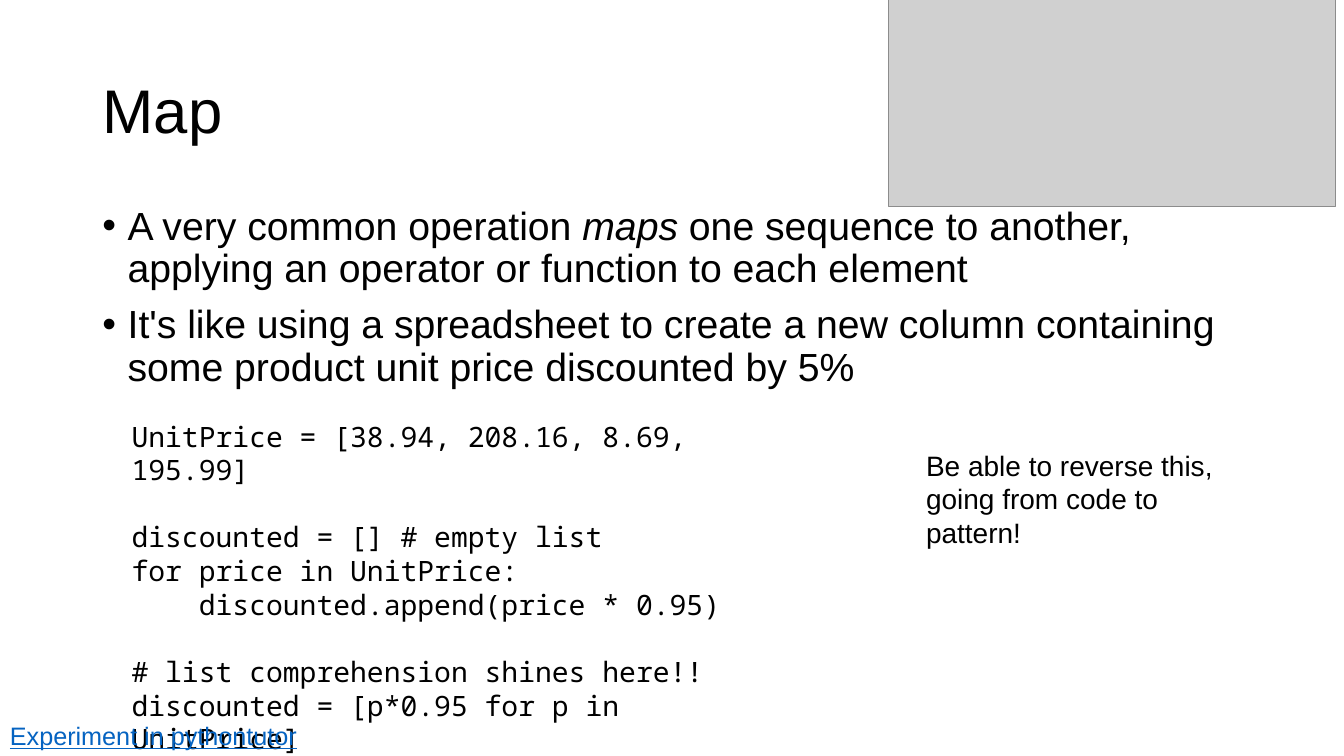
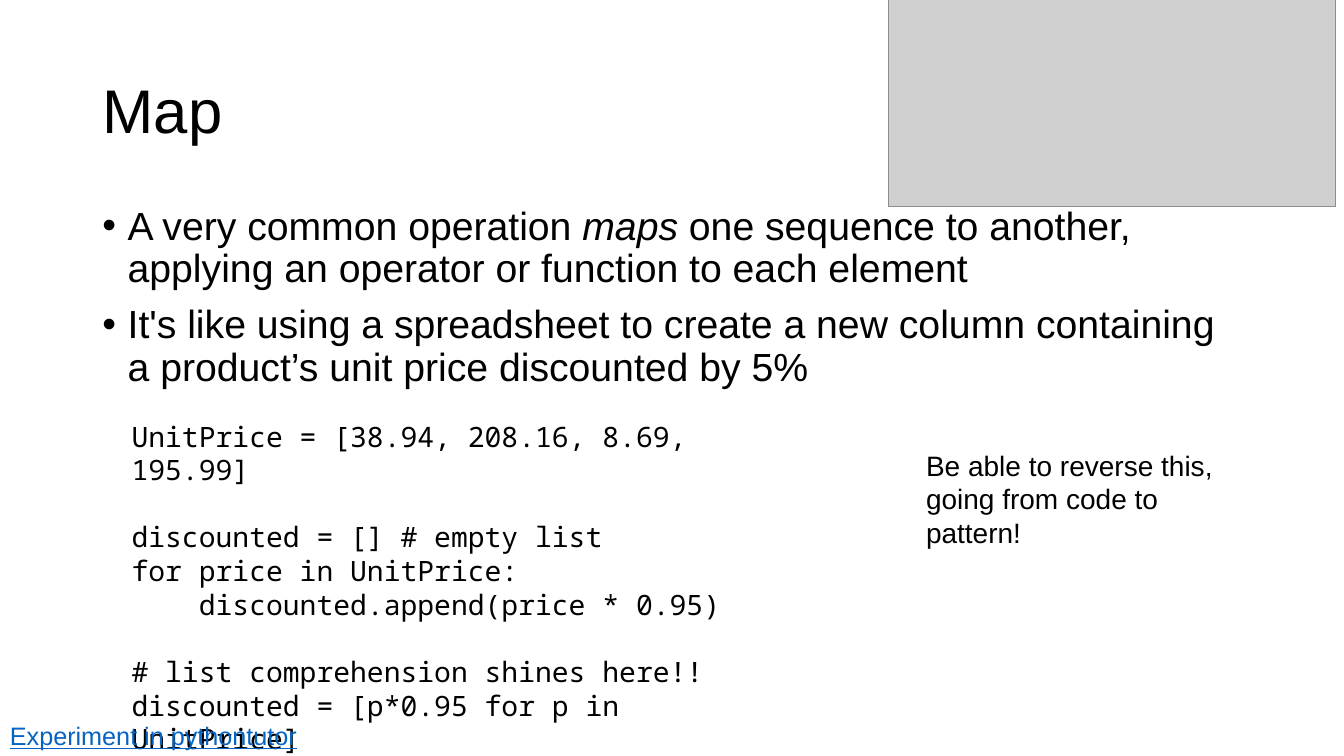
Before and after one commit to parrt/msds501, a slide deck: slide 11 of slides/programming-patterns.pptx (slide 10 before the commit). Drawn at 1344x756 pixels with LibreOffice and Linux fonts; fonts in the diff are those of the drawing; grey boxes stand for pictures; background and template pictures are left out. Boxes give left, top, right and bottom in pixels: in the first picture for what was removed or moved away, otherwise in the second. Text is boxed around its words. In the diff, an @@ line names an element or a change of style, - is before the commit and + after.

```diff
--- a/slides/programming-patterns.pptx
+++ b/slides/programming-patterns.pptx
@@ text at [128,309,1215,389]: text changed @@
-• It's like using a spreadsheet to create a new column containing some product unit price discounted by 5%
+• It's like using a spreadsheet to create a new column containing a product’s unit price discounted by 5%
```
Also in this commit, not shown: 11 other slides changed, 1 other file.
